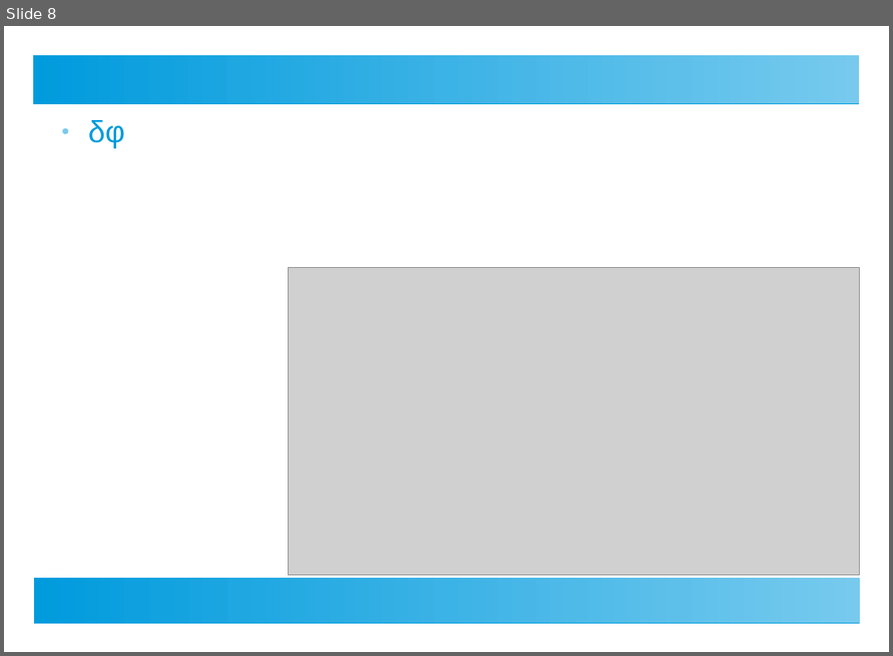
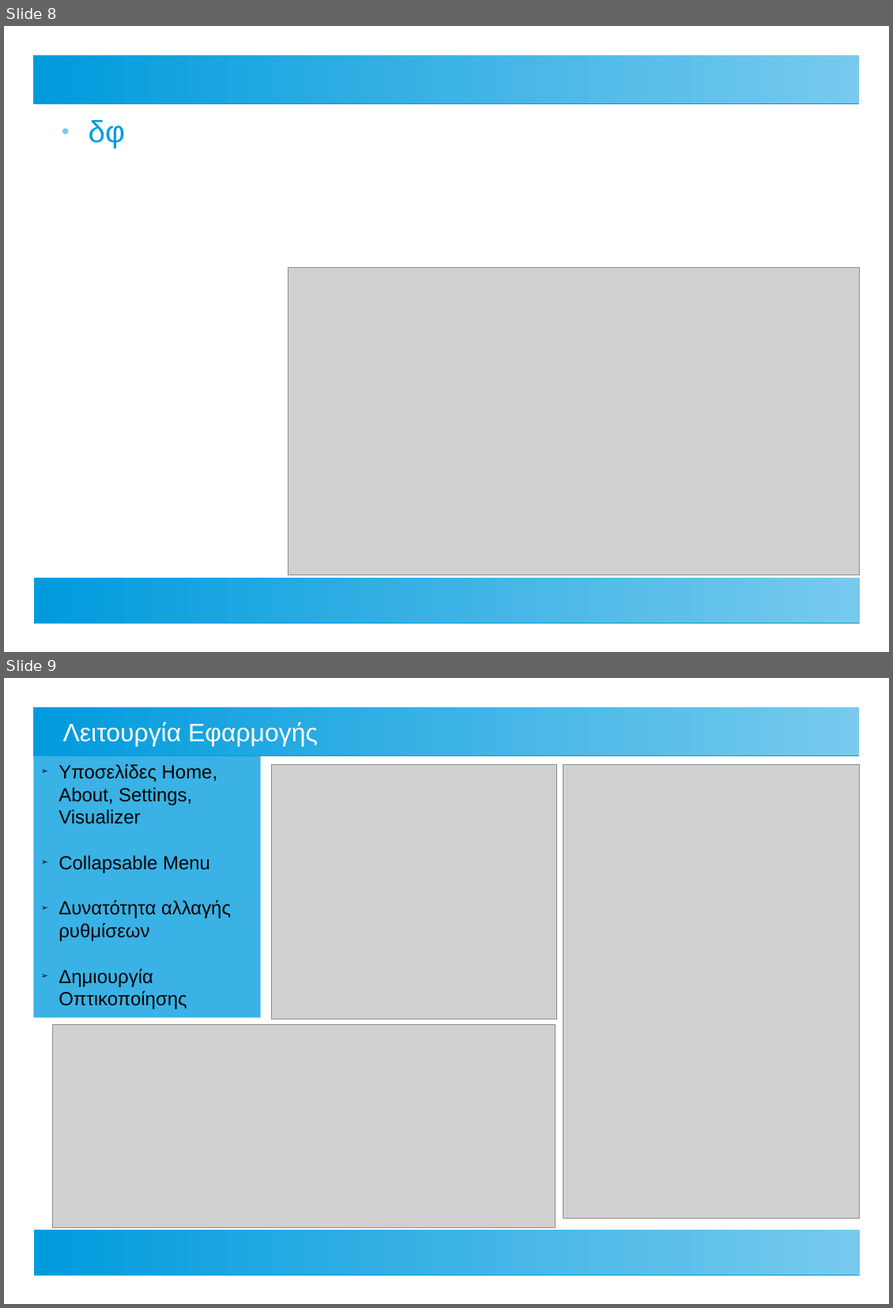
Before and after one commit to ThanosApostolou/omv, a slide deck: docs/thesis presentation.odp. Shown one above the other, each under a label of ours: slide 8 before the commit, slides 8 and 9 after it. The pictures are 893x656 and 893x1308 pixels, drawn with LibreOffice and Linux fonts; fonts in the diff are those of the drawing; grey boxes stand for pictures. Boxes give left, top, right and bottom in pixels: in the first picture for what was removed or moved away, otherwise in the second. Text is boxed around its words. In the diff, an @@ line names an element or a change of style, - is before the commit and + after.

```diff
--- a/docs/thesis presentation.odp
+++ b/docs/thesis presentation.odp
@@ slide 9 added at (x1=4, y1=678, x2=889, y2=1304), background #FFFFFF; not listed: 2 template elements that a slide beside it also shows @@
@@ title added at (x1=63, y1=722, x2=318, y2=747), 24 pt, text #FFFFFF @@
+Λειτουργία Εφαρμογής
@@ rectangle added at (x1=33, y1=756, x2=261, y2=1017), fill #3AB2E5, 18 pt, text #000000 @@
+➢ Υποσελίδες Home, About, Settings, Visualizer
+➢ Collapsable Menu
+➢ Δυνατότητα αλλαγής ρυθμίσεων
+➢ Δημιουργία Οπτικοποίησης
@@ picture added at (x1=271, y1=764, x2=556, y2=1018) @@
@@ picture added at (x1=563, y1=764, x2=860, y2=1218) @@
@@ picture added at (x1=52, y1=1024, x2=555, y2=1228) @@
```
Also in this commit, not shown: 3 slides changed, 5 other slides added, 1 slide removed, 1 other file.
